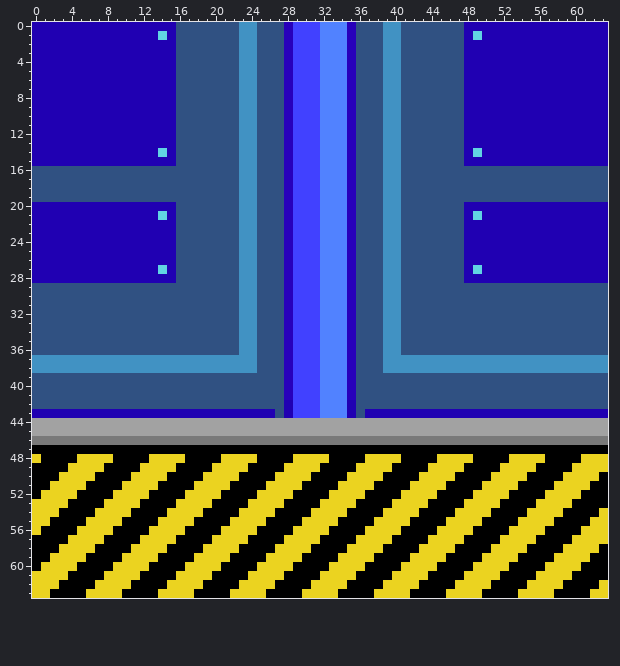
Pixel-art file: Coding Tasks(carroll)/Pseudo 3D/factory-wall.aseprite. The first picture shows the starting point.
64x64 pixels, 1 frame.
The same view after the edit:
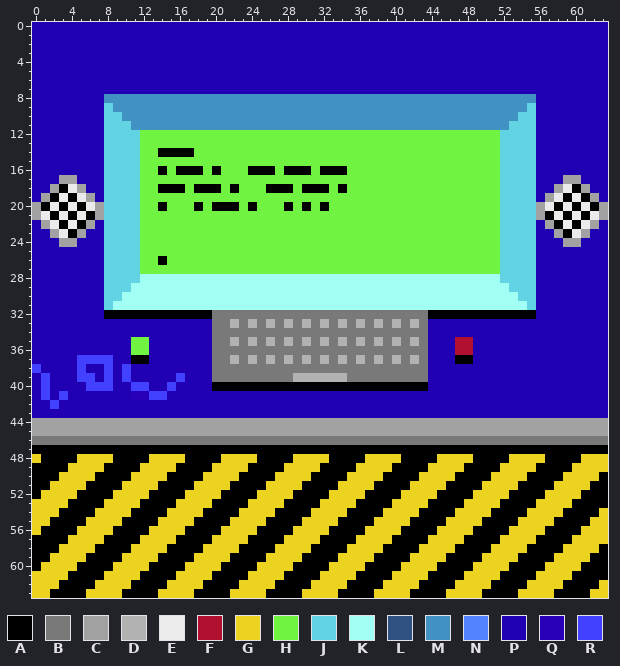
Palette (. is transparent): A #000000  B #797979  C #a2a2a2  D #b2b2b2  E #ebebeb  F #b21030  G #ebd320  H #71f341  J #61d3e3  K #a2fff3  L #305182  M #4192c3  N #5182ff  P #2000b2  Q #2800ba  R #4141ff
The commit says: added multiple sprite support for walls
Change:
layer "Layer 2" added
layer "Layer 1" now hidden
Changed rows in their new state; - is an unchanged pixel.
first column x 0:
 0 ----------------PPPPPPPPPPPPPPPPPPPPPPPPPPPPPPPP----------------
 1 --------------P-PPPPPPPPPPPPPPPPPPPPPPPPPPPPPPPP-P--------------
 2 ----------------PPPPPPPPPPPPPPPPPPPPPPPPPPPPPPPP----------------
 3 ----------------PPPPPPPPPPPPPPPPPPPPPPPPPPPPPPPP----------------
 4 ----------------PPPPPPPPPPPPPPPPPPPPPPPPPPPPPPPP----------------
 5 ----------------PPPPPPPPPPPPPPPPPPPPPPPPPPPPPPPP----------------
 6 ----------------PPPPPPPPPPPPPPPPPPPPPPPPPPPPPPPP----------------
 7 ----------------PPPPPPPPPPPPPPPPPPPPPPPPPPPPPPPP----------------
 8 --------MMMMMMMMMMMMMMM--MMMMMMMMMMMMMM--MMMMMMMMMMMMMMM--------
 9 --------JMMMMMMMMMMMMMM--MMMMMMMMMMMMMM--MMMMMMMMMMMMMMJ--------
10 --------JJMMMMMMMMMMMMM--MMMMMMMMMMMMMM--MMMMMMMMMMMMMJJ--------
11 --------JJJMMMMMMMMMMMM--MMMMMMMMMMMMMM--MMMMMMMMMMMMJJJ--------
12 --------JJJJHHHHHHHHHHHHHHHHHHHHHHHHHHHHHHHHHHHHHHHHJJJJ--------
13 --------JJJJHHHHHHHHHHHHHHHHHHHHHHHHHHHHHHHHHHHHHHHHJJJJ--------
14 --------JJJJHHAAAAHHHHHHHHHHHHHHHHHHHHHHHHHHHHHHHHHHJJJJ--------
15 --------JJJJHHHHHHHHHHHHHHHHHHHHHHHHHHHHHHHHHHHHHHHHJJJJ--------
16 PPPPPPPPJJJJHHAHAAAHAHHHAAAHAAAHAAAHHHHHHHHHHHHHHHHHJJJJPPPPPPPP
17 PPPCCPPPJJJJHHHHHHHHHHHHHHHHHHHHHHHHHHHHHHHHHHHHHHHHJJJJPPPCCPPP
18 PPCAECPPJJJJHHAAAHAAAHAHHHAAAHAAAHAHHHHHHHHHHHHHHHHHJJJJPPCEACPP
19 PCAEAECPJJJJHHHHHHHHHHHHHHHHHHHHHHHHHHHHHHHHHHHHHHHHJJJJPCEAEACP
20 CAEAEAECJJJJHHAHHHAHAAAHAHHHAHAHAHHHHHHHHHHHHHHHHHHHJJJJCEAEAEAC
21 CEAEAEACJJJJHHHHHHHHHHHHHHHHHHHHHHHHHHHHHHHHHHHHHHHHJJJJCAEAEAEC
22 -CEAEAC-JJJJHHHHHHHHHHHHHHHHHHHHHHHHHHHHHHHHHHHHHHHHJJJJ-CAEAEC-
23 --CEAC--JJJJHHHHHHHHHHHHHHHHHHHHHHHHHHHHHHHHHHHHHHHHJJJJ--CAEC--
24 ---CC---JJJJHHHHHHHHHHHHHHHHHHHHHHHHHHHHHHHHHHHHHHHHJJJJ---CC---
25 --------JJJJHHHHHHHHHHHHHHHHHHHHHHHHHHHHHHHHHHHHHHHHJJJJ--------
26 --------JJJJHHAHHHHHHHHHHHHHHHHHHHHHHHHHHHHHHHHHHHHHJJJJ--------
27 --------JJJJHHHHHHHHHHHHHHHHHHHHHHHHHHHHHHHHHHHHHHHHJJJJ--------
28 --------JJJJKKKKKKKKKKKKKKKKKKKKKKKKKKKKKKKKKKKKKKKKJJJJ--------
29 PPPPPPPPJJJKKKKKKKKKKKKKKKKKKKKKKKKKKKKKKKKKKKKKKKKKKJJJPPPPPPPP
30 PPPPPPPPJJKKKKKKKKKKKKKKKKKKKKKKKKKKKKKKKKKKKKKKKKKKKKJJPPPPPPPP
31 PPPPPPPPJKKKKKKKKKKKKKKKKKKKKKKKKKKKKKKKKKKKKKKKKKKKKKKJPPPPPPPP
32 PPPPPPPPAAAAAAAAAAAABBBBBBBBBBBBBBBBBBBBBBBBAAAAAAAAAAAAPPPPPPPP
33 PPPPPPPPPPPPPPPPPPPPBBDBDBDBDBDBDBDBDBDBDBDBPPPPPPPPPPPPPPPPPPPP
34 PPPPPPPPPPPPPPPPPPPPBBBBBBBBBBBBBBBBBBBBBBBBPPPPPPPPPPPPPPPPPPPP
35 PPPPPPPPPPPHHPPPPPPPBBDBDBDBDBDBDBDBDBDBDBDBPPPFFPPPPPPPPPPPPPPP
36 PPPPPPPPPPPHHPPPPPPPBBBBBBBBBBBBBBBBBBBBBBBBPPPFFPPPPPPPPPPPPPPP
37 PPPPPRRRRPPAAPPPPPPPBBDBDBDBDBDBDBDBDBDBDBDBPPPAAPPPPPPPPPPPPPPP
38 RPPPPRPPRPRPPPPPPPPPBBBBBBBBBBBBBBBBBBBBBBBBPPPPPPPPPPPPPPPPPPPP
39 PRPPPRRPRPRPPPPPRPPPBBBBBBBBBDDDDDDBBBBBBBBBPPPPPPPPPPPPPPPPPPPP
40 PRPPPPRRRPPRRPPRPPPPAAAAAAAAAAAAAAAAAAAAAAAAPPPPPPPPPPPPPPPPPPPP
41 PRPRPPPPPPPQQRRPPPPPPPPPPPPPPPPPPPPPPPPPPPPPPPPPPPPPPPPPPPPPPPPP
42 PPRPPPPPPPPPPPPPPPPPPPPPPPPP-PPPPPP-PPPPPPPPPPPPPPPPPPPPPPPPPPPP
43 ---------------------------P-PPPPPP-P---------------------------
Boxes around the changes in both pictures, in picture pixels (x1, y1, x2, y2):
changed: (32, 22, 608, 418)
